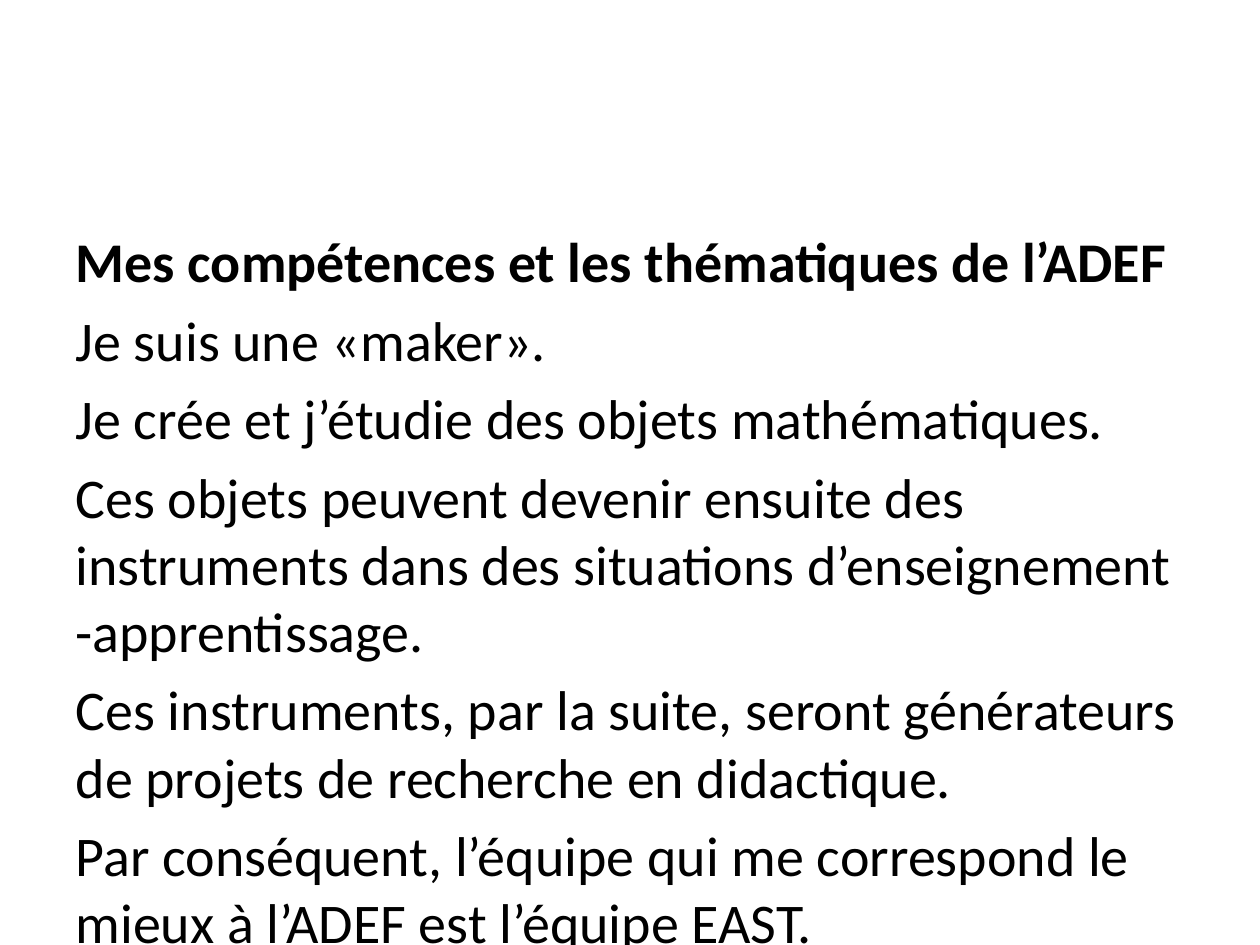
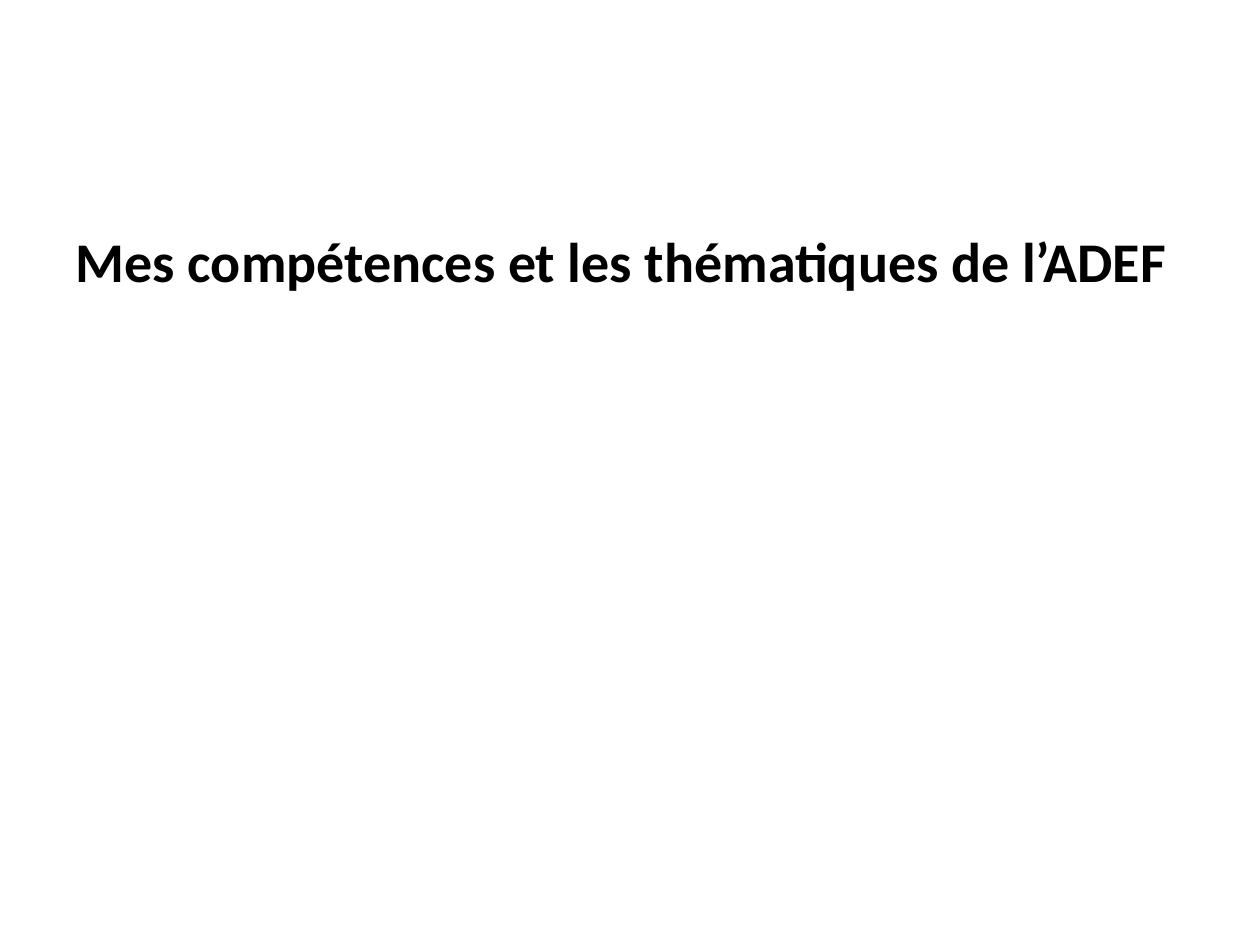
Before and after one commit to albamath/Marseille, a slide deck: slide 10 of 2020-06-01.pptx (slide 8 before the commit). Drawn at 1260x945 pixels with LibreOffice and Linux fonts; fonts in the diff are those of the drawing. Boxes give left, top, right and bottom in pixels: in the first picture for what was removed or moved away, otherwise in the second. Text is boxed around its words. In the diff, an @@ line names an element or a change of style, - is before the commit and + after.

```diff
--- a/2020-06-01.pptx
+++ b/2020-06-01.pptx
@@ text at [76,322,1176,945]: paragraphs removed @@
-Je suis une «maker».
-Je crée et j’étudie des objets mathématiques.
-Ces objets peuvent devenir ensuite des instruments dans des situations d’enseignement -apprentissage.
-Ces instruments, par la suite, seront générateurs de projets de recherche en didactique.
-Par conséquent, l’équipe qui me correspond le mieux à l’ADEF est l’équipe EAST.
```
Also in this commit, not shown: 2 other slides changed, 3 slides added, 2 slides removed, 9 other files.
